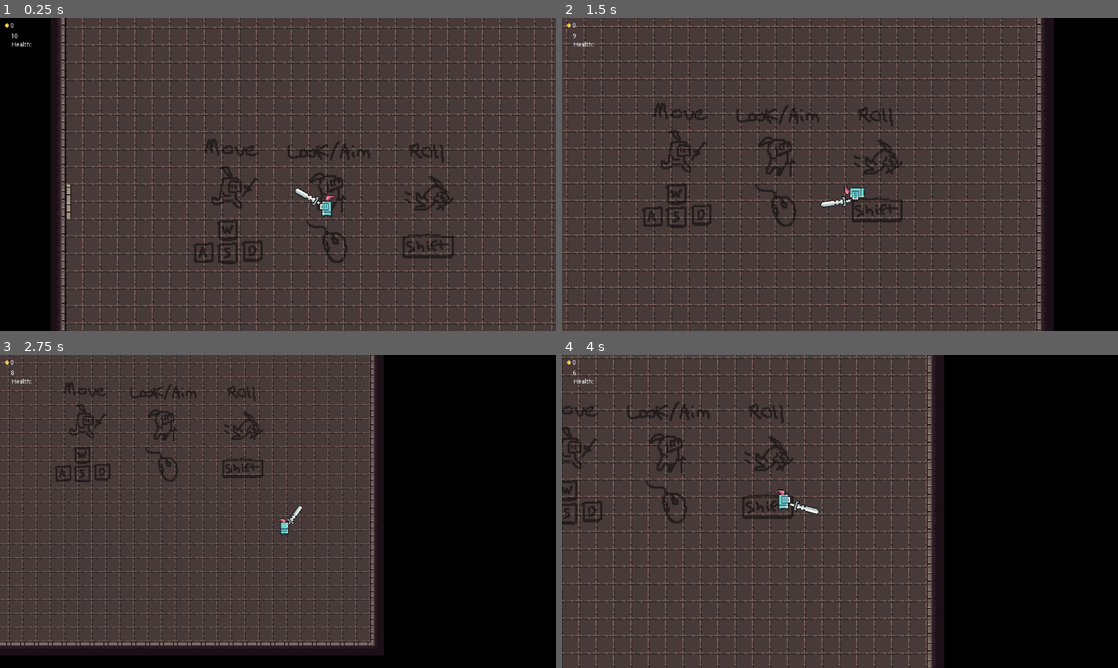
Above: before the commit, frames 1-4 (two rows, left to right).
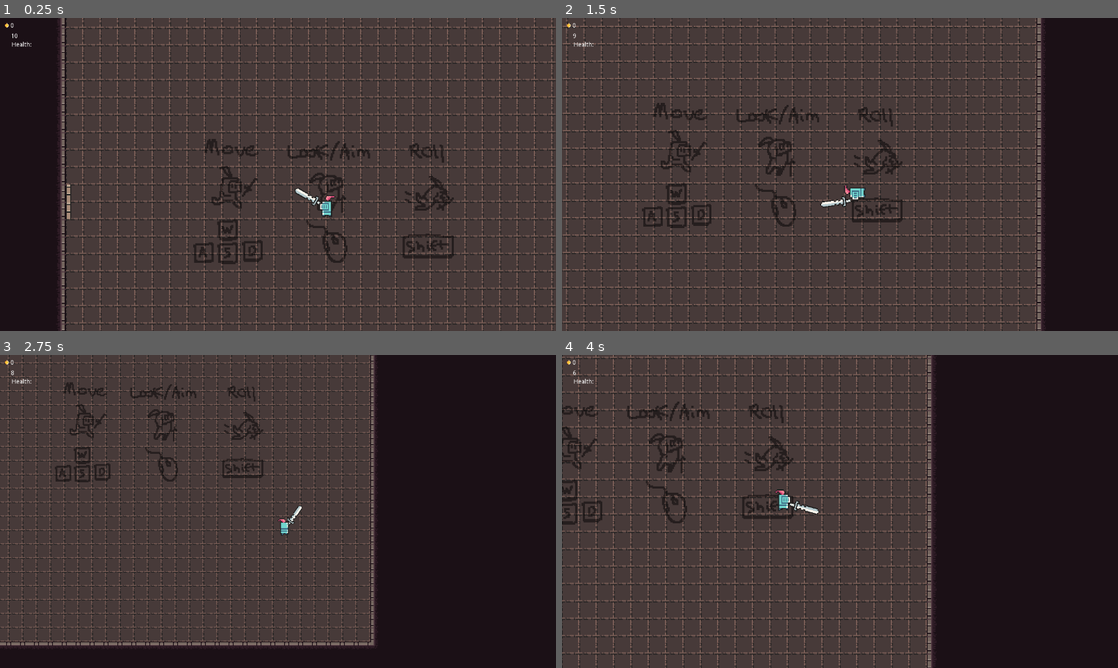
Above: after the commit, the same moments.

Repository: CaptainJiggles11/SpeedQuest
Game: Godot game, scene res://scenes/ROOMS/Level.tscn
Two runs of this game, one before a commit and one after it. Both use one fixed random seed, a clock stepped at 60 frames per second and the inputs below. Sound files missing from this copy of the repository are replaced by a short silence.
Inputs (mouse positions are in pixels of both pictures, inside the frame that each line leads up to):
- Up to frame 1 (0.25 s): no input
- Up to frame 2 (1.5 s): move the mouse to (962, 158) at 0.52 s; hold Right (ui_right) 0.53-1.28 s; click (962, 158) at 0.6 s; move the mouse to (728, 190) at 1.27 s; hold Down (ui_down) from 1.28 s (still down); tap Shift (roll) at 1.35 s
- Up to frame 3 (2.75 s): move the mouse to (333, 442) at 2.02 s; release Down (ui_down) at 2.03 s; hold Right (ui_right) from 2.03 s (still down); tap Mouse wheel down (scroll_down) at 2.1 s
- Up to frame 4 (4 s): move the mouse to (812, 574) at 2.77 s; release Right (ui_right) at 2.78 s; hold Up (ui_up) 2.78-3.53 s; tap Mouse wheel up (scroll_up) at 2.85 s; move the mouse to (1006, 558) at 3.52 s; hold Left (ui_left) from 3.53 s (still down); click (1006, 558) at 3.6 s

The runs differ from the first frame. In frame 1, 9.1% of the frame differs, in the area x 0-10%, y 0-100%; in frame 2, 12%; in frame 3, 34%, in the area x 0-100%, y 0-100%; in frame 4, 31%.

Commit message:
BG Color

Diff:
--- a/scenes/ROOMS/Boss Rooms/Monstro_Room.tscn
+++ b/scenes/ROOMS/Boss Rooms/Monstro_Room.tscn
@@ -1182,6 +1182,7 @@
 one_way_collision_margin = 0.0
 
 [node name="Sprite" type="Sprite" parent="RoomCollider"]
+self_modulate = Color( 0.109804, 0.0666667, 0.0901961, 1 )
 scale = Vector2( 0.5, 0.5 )
 z_index = 100
 texture = ExtResource( 7 )
--- a/scenes/ROOMS/Level.tscn
+++ b/scenes/ROOMS/Level.tscn
@@ -26,6 +26,7 @@
 [node name="Player" parent="." instance=ExtResource( 3 )]
 
 [node name="0x0" type="Sprite" parent="."]
+modulate = Color( 0.109804, 0.0666667, 0.0901961, 1 )
 scale = Vector2( 100, 100 )
 z_index = -100
 z_as_relative = false
--- a/scenes/ROOMS/Small Rooms/SmallRoom_0.tscn
+++ b/scenes/ROOMS/Small Rooms/SmallRoom_0.tscn
@@ -1184,6 +1184,7 @@
 one_way_collision_margin = 0.0
 
 [node name="Sprite" type="Sprite" parent="RoomCollider"]
+self_modulate = Color( 0.109804, 0.0666667, 0.0901961, 1 )
 scale = Vector2( 0.5, 0.5 )
 z_index = 100
 texture = ExtResource( 2 )
--- a/scenes/ROOMS/Small Rooms/SmallRoom_1.tscn
+++ b/scenes/ROOMS/Small Rooms/SmallRoom_1.tscn
@@ -2345,6 +2345,7 @@
 one_way_collision_margin = 0.0
 
 [node name="Sprite" type="Sprite" parent="RoomCollider"]
+modulate = Color( 0.109804, 0.0666667, 0.0901961, 1 )
 scale = Vector2( 0.5, 0.5 )
 z_index = 100
 z_as_relative = false
--- a/scenes/ROOMS/Small Rooms/Start_Room.tscn
+++ b/scenes/ROOMS/Small Rooms/Start_Room.tscn
@@ -1411,10 +1411,11 @@
 pause_mode = 2
 visible = false
 position = Vector2( 0, 6.85905 )
-shape = SubResource( 139 )
+shape = SubResource( 141 )
 one_way_collision_margin = 0.0
 
 [node name="Sprite" type="Sprite" parent="RoomCollider"]
+modulate = Color( 0.109804, 0.0666667, 0.0901961, 1 )
 scale = Vector2( 0.5, 0.5 )
 z_index = 100
 texture = ExtResource( 7 )
Binary file changed: art/Miscellaneous/0x0.jpg
Binary file added: art/Miscellaneous/white_square.png
Not shown, added: art/Miscellaneous/white_square.png.import
Not shown: 7 places in scenes/ROOMS/Small Rooms/Start_Room.tscn that only renumber resources
